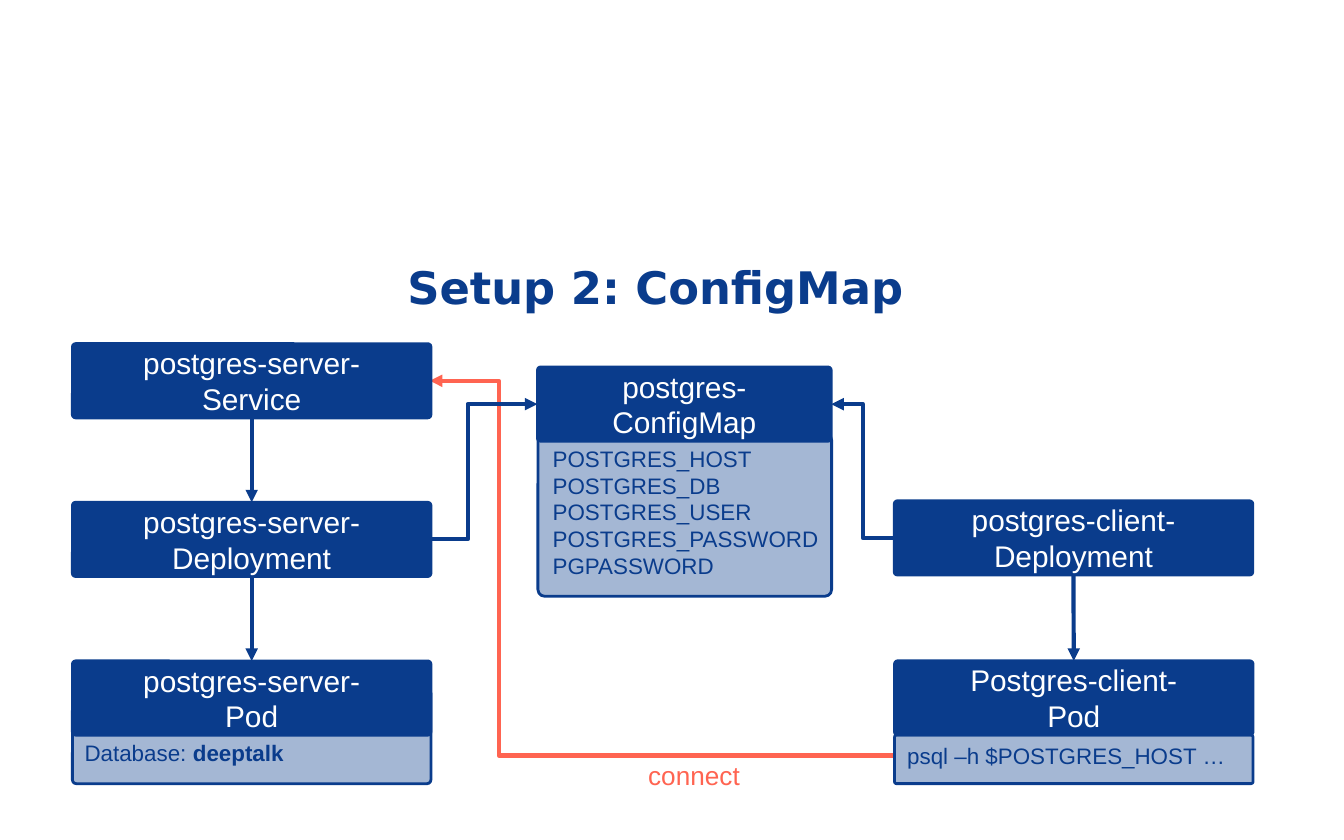
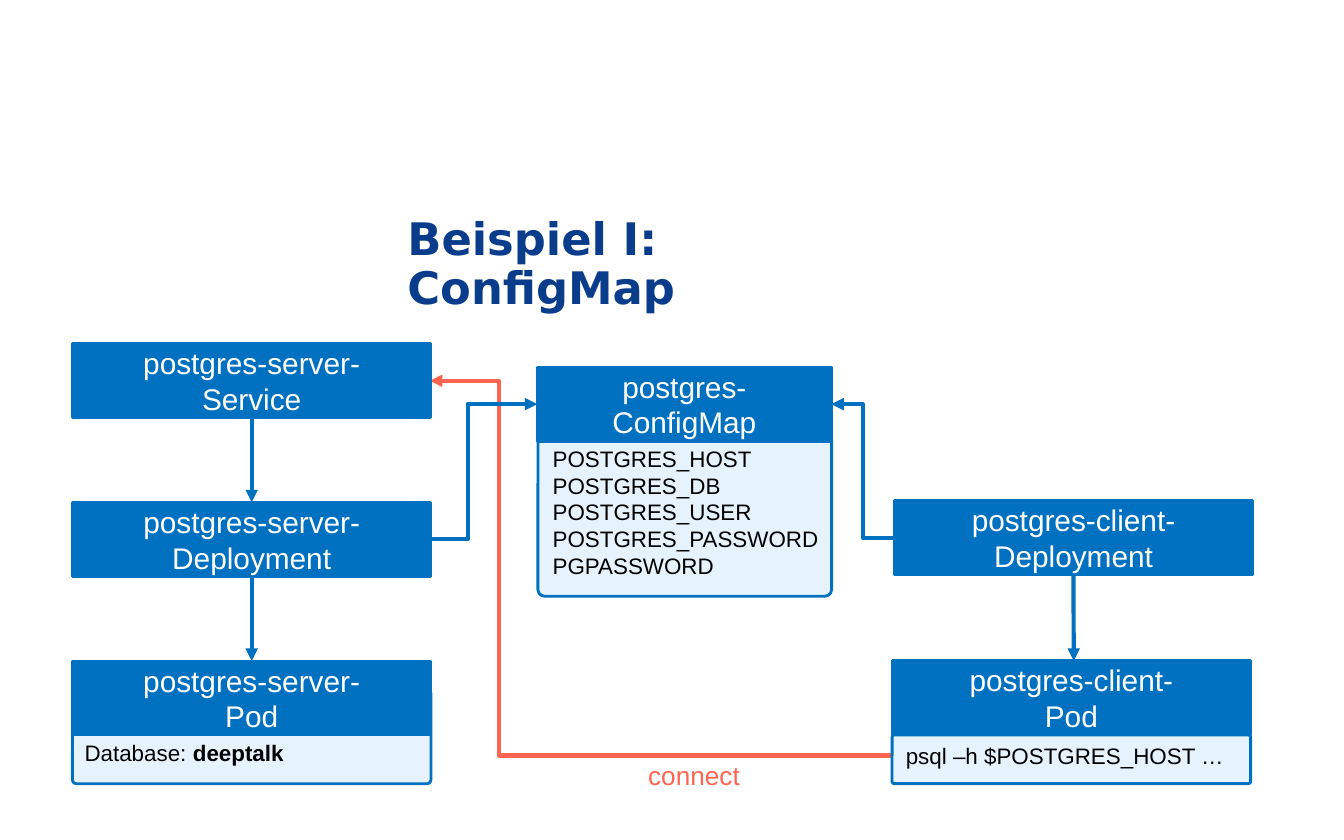
Before and after one commit to grothesk/deepshore-labs, a slide deck: slide 8 of 04-configmaps-und-secrets/deeptalk-04-fb.pptx (slide 7 before the commit). Drawn at 1344x840 pixels with LibreOffice and Linux fonts; fonts in the diff are those of the drawing; background and template pictures are left out. Boxes give left, top, right and bottom in pixels: in the first picture for what was removed or moved away, otherwise in the second. Text is boxed around its words. In the diff, an @@ line names an element or a change of style, - is before the commit and + after.

```diff
--- a/04-configmaps-und-secrets/deeptalk-04-fb.pptx
+++ b/04-configmaps-und-secrets/deeptalk-04-fb.pptx
@@ title at (407,221,675,314): text changed @@
-Setup 2: ConfigMap
+Beispiel I:
+ConfigMap
@@ arrow (251, 418) - (251, 503): stroke #0A3C8C 2.25 pt to #0070C0 2.25 pt @@
@@ elbow arrow (431, 539) - (538, 405): stroke #0A3C8C 2.25 pt to #0070C0 2.25 pt @@
@@ elbow arrow (894, 538) - (831, 405): stroke #0A3C8C 2.25 pt to #0070C0 2.25 pt @@
@@ arrow (251, 577) - (251, 661): stroke #0A3C8C 2.25 pt to #0070C0 2.25 pt @@
@@ arrow (1074, 575) - (1074, 661): stroke #0A3C8C 2.25 pt to #0070C0 2.25 pt @@
@@ rounded rectangle to rectangle; fill #0A3C8C to #0070C0; outline #0A3C8C 1.5 pt to #0070C0 1.5 pt in 6 elements at (73,661,431,735), (894,501,1253,575), (73,503,431,577), (73,344,431,418), (538,367,832,441), (892,661,1251,735) @@
@@ text in rectangle at (970,669,1173,728): text changed @@
-Postgres-client-
-Pod
+postgres-client-
+Pod
@@ text colour #0A3C8C to #000000 in 3 elements at (553,451,819,575), (85,744,284,766), (906,747,1195,769) @@
@@ fill #0A3C8C at 37% opacity to #BCE1FC at 37% opacity; outline #0A3C8C 1.5 pt to #0070C0 1.5 pt in 3 elements at (73,689,431,784), (538,433,832,595), (892,735,1251,784) @@
```
Also in this commit, not shown: 7 other slides changed, 11 slides added, 1 slide removed, 5 other files.
